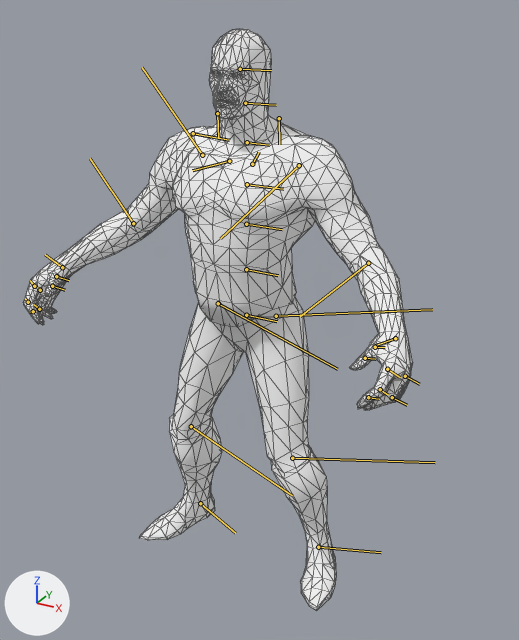
Renders of the glTF model assets/heroes/silencer/models/hero.glb from each side of a commit.
One viewpoint serves both versions: a 50 mm camera at (3.0, -5.19, 5.2) aimed at (0.21, -0.12, 2.67). Arrows for +X, +Y and +Z are at lower left; the lights stay in place. The picture after the commit comes second. The bones that change, and the others that lie on the model, are drawn over the model as lines. Mesh edges are drawn as thin lines.

Names of what the first picture shows: 'silencer.001'.
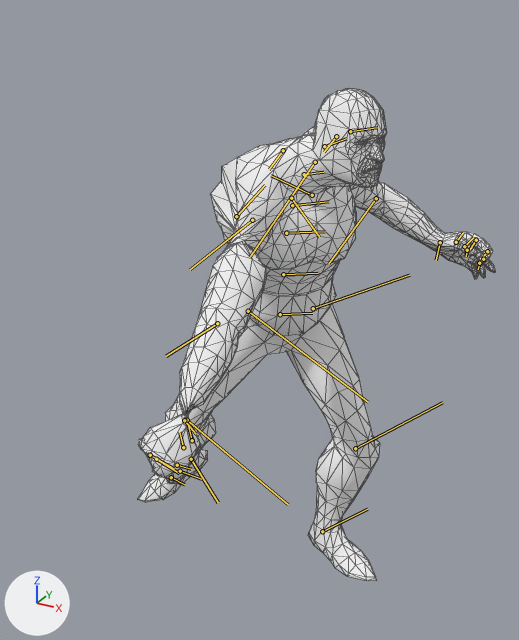
The newer file adds an action. The first version stands in its rest pose; the second is drawn at frame 3 of the action 'ti10_ti8_loadout_spawn'.

Changed parts and their boxes [x1, y1, x2, y2] in the pictures (519 x 640 px):
'silencer.001', posed (8% narrower, 15% shorter): before [23, 29, 413, 610]; after [138, 88, 495, 581]
bone 'Root_0', root to tip: before (246, 269) to (278, 275); after (283, 274) to (318, 273)
bone 'thigh_R', root to tip: before (218, 303) to (337, 369); after (248, 311) to (368, 402)
bone 'knee_R', root to tip: before (191, 426) to (292, 495); after (187, 420) to (288, 504)
bone 'ankle_R', root to tip: before (200, 503) to (235, 533); after (191, 459) to (218, 502)
bone 'thigh_L', root to tip: before (276, 316) to (432, 309); after (313, 308) to (409, 275)
bone 'knee_L', root to tip: before (292, 458) to (435, 462); after (355, 448) to (442, 402)
bone 'ankle_L', root to tip: before (318, 547) to (381, 552); after (322, 531) to (367, 509)
bone 'Spine_1', root to tip: before (246, 224) to (282, 229); after (286, 233) to (325, 231)
bone 'Spine_2', root to tip: before (247, 184) to (283, 189); after (292, 205) to (329, 201)
bone 'Spine_3', root to tip: before (247, 142) to (269, 145); after (304, 174) to (323, 172)
bone 'clavicle_L', root to tip: before (252, 164) to (259, 152); after (312, 195) to (271, 175)
bone 'bicep_L', root to tip: before (299, 165) to (220, 238); after (315, 162) to (250, 257)
bone 'elbow_L', root to tip: before (368, 263) to (300, 316); after (376, 198) to (328, 264)
bone 'wrist_L', root to tip: before (395, 338) to (375, 345); after (440, 242) to (436, 260)
bone 'thumb_0_L', root to tip: before (375, 347) to (385, 347); after (456, 242) to (463, 232)
bone 'thumb_1_L', root to tip: before (365, 358) to (375, 359); after (464, 246) to (473, 237)
bone 'index_0_L', root to tip: before (387, 369) to (400, 377); after (476, 240) to (470, 249)
bone 'index_1_L', root to tip: before (380, 389) to (388, 395); after (487, 251) to (483, 257)
bone 'index_2_L', root to tip: before (368, 397) to (379, 399); after (483, 259) to (480, 262)
bone 'mid_0_L', root to tip: before (405, 376) to (419, 384); after (467, 250) to (466, 256)
bone 'mid_1_L', root to tip: before (392, 397) to (407, 405); after (479, 263) to (478, 269)
bone 'Head_0', root to tip: before (245, 103) to (276, 105); after (324, 146) to (346, 138)
bone 'Head_1', root to tip: before (240, 69) to (271, 70); after (350, 131) to (377, 127)
bone 'clavicle_R', root to tip: before (229, 161) to (192, 170); after (291, 198) to (319, 237)
bone 'bicep_R', root to tip: before (202, 155) to (142, 67); after (252, 220) to (190, 269)
bone 'elbow_R', root to tip: before (133, 223) to (90, 158); after (217, 323) to (166, 356)
bone 'wrist_R', root to tip: before (62, 267) to (45, 254); after (184, 420) to (196, 434)
bone 'mid_0_R', root to tip: before (40, 290) to (34, 285); after (156, 459) to (179, 473)
bone 'mid_1_R', root to tip: before (39, 309) to (34, 304); after (150, 455) to (174, 468)
bone 'thumb_0_R', root to tip: before (56, 276) to (69, 280); after (192, 440) to (188, 424)
bone 'thumb_1_R', root to tip: before (52, 286) to (65, 290); after (183, 447) to (179, 432)
bone 'index_0_R', root to tip: before (34, 286) to (30, 280); after (180, 471) to (201, 479)
bone 'index_1_R', root to tip: before (28, 302) to (25, 298); after (171, 477) to (184, 484)
bone 'index_2_R', root to tip: before (33, 311) to (30, 312); after (177, 465) to (191, 469)

The edits, one by one:
Bone 'Root_0' (bone_root_0) moves from (0.0, 0.0, 0.0) to (-0.184, 0.274, -0.054).
Bone 'Root_0' (bone_root_0) turns from (0, 0, 0) to (-1, 12, 37) degrees about its own x, y and z.
Bone 'thigh_R' (bone_thigh_r) turns from (0, 0, 0) to (-29, 0, 14) degrees about its own x, y and z.
Bone 'knee_R' (bone_knee_r) turns from (0, 0, 0) to (0, 19, 0) degrees about its own x, y and z.
Bone 'ankle_R' (bone_ankle_r) turns from (0, 0, 0) to (2, 25, 11) degrees about its own x, y and z.
Bone 'thigh_L' (bone_thigh_l) turns from (0, 0, 0) to (-24, -29, 1) degrees about its own x, y and z.
Bone 'knee_L' (bone_knee_l) moves from (0.0, 0.0, 0.0) to (0.009, 0.0, 0.003).
Bone 'knee_L' (bone_knee_l) turns from (0, 0, 0) to (0, 23, 0) degrees about its own x, y and z.
Bone 'ankle_L' (bone_ankle_l) moves from (0.0, 0.0, 0.0) to (-0.001, 0.002, -0.009).
Bone 'ankle_L' (bone_ankle_l) turns from (0, 0, 0) to (10, -3, -14) degrees about its own x, y and z.
Bone 'Spine_1' (bone_spine_1) turns from (0, 0, 0) to (2, 23, 1) degrees about its own x, y and z.
Bone 'Spine_2' (bone_spine_2) turns from (0, 0, 0) to (12, -2, 7) degrees about its own x, y and z.
Bone 'Spine_3' (bone_spine_3) turns from (0, 0, 0) to (11, 2, 11) degrees about its own x, y and z.
Bone 'clavicle_L' (bone_clavicle_l) turns from (0, 0, 0) to (1, -3, 33) degrees about its own x, y and z.
Bone 'bicep_L' (bone_bicep_l) turns from (0, 0, 0) to (8, 35, -5) degrees about its own x, y and z.
Bone 'elbow_L' (bone_elbow_l) turns from (0, 0, 0) to (0, 3, 0) degrees about its own x, y and z.
Bone 'wrist_L' (bone_wrist_l) turns from (0, 0, 0) to (-46, 3, -38) degrees about its own x, y and z.
Bone 'thumb_0_L' (bone_thumb_0_l) turns from (0, 0, 0) to (14, -11, -14) degrees about its own x, y and z.
Bone 'thumb_1_L' (bone_thumb_1_l) turns from (0, 0, 0) to (-1, 18, -6) degrees about its own x, y and z.
Bone 'index_0_L' (bone_index_0_l) turns from (0, 0, 0) to (1, 19, 2) degrees about its own x, y and z.
Bone 'index_1_L' (bone_index_1_l) turns from (0, 0, 0) to (-2, 22, 3) degrees about its own x, y and z.
Bone 'index_2_L' (bone_index_2_l) turns from (0, 0, 0) to (8, 17, 0) degrees about its own x, y and z.
Bone 'mid_0_L' (bone_mid_0_l) turns from (0, 0, 0) to (23, 2, -3) degrees about its own x, y and z.
Bone 'mid_1_L' (bone_mid_1_l) turns from (0, 0, 0) to (0, -25, 0) degrees about its own x, y and z.
Bone 'Head_0' (bone_head_0) turns from (0, 0, 0) to (12, 5, 3) degrees about its own x, y and z.
Bone 'Head_1' (bone_head_1) turns from (0, 0, 0) to (3, -38, -12) degrees about its own x, y and z.
Bone 'clavicle_R' (bone_clavicle_r) turns from (0, 0, 0) to (4, 19, -30) degrees about its own x, y and z.
Bone 'bicep_R' (bone_bicep_r) turns from (0, 0, 0) to (-149, 18, -51) degrees about its own x, y and z.
Bone 'elbow_R' (bone_elbow_r) turns from (0, 0, 0) to (0, -36, 0) degrees about its own x, y and z.
Bone 'wrist_R' (bone_wrist_r) turns from (0, 0, 0) to (-171, -5, -56) degrees about its own x, y and z.
Bone 'mid_0_R' (bone_mid_0_r) turns from (0, 0, 0) to (-13, 38, -11) degrees about its own x, y and z.
Bone 'mid_1_R' (bone_mid_1_r) turns from (0, 0, 0) to (4, 44, -15) degrees about its own x, y and z.
Bone 'thumb_0_R' (bone_thumb_0_r) turns from (0, 0, 0) to (6, 15, -20) degrees about its own x, y and z.
Bone 'thumb_1_R' (bone_thumb_1_r) turns from (0, 0, 0) to (-2, 44, 1) degrees about its own x, y and z.
Bone 'index_0_R' (bone_index_0_r) turns from (0, 0, 0) to (-7, 29, -8) degrees about its own x, y and z.
Bone 'index_1_R' (bone_index_1_r) turns from (0, 0, 0) to (-4, 39, -14) degrees about its own x, y and z.
Bone 'index_2_R' (bone_index_2_r) turns from (0, 0, 0) to (31, 77, 24) degrees about its own x, y and z.
